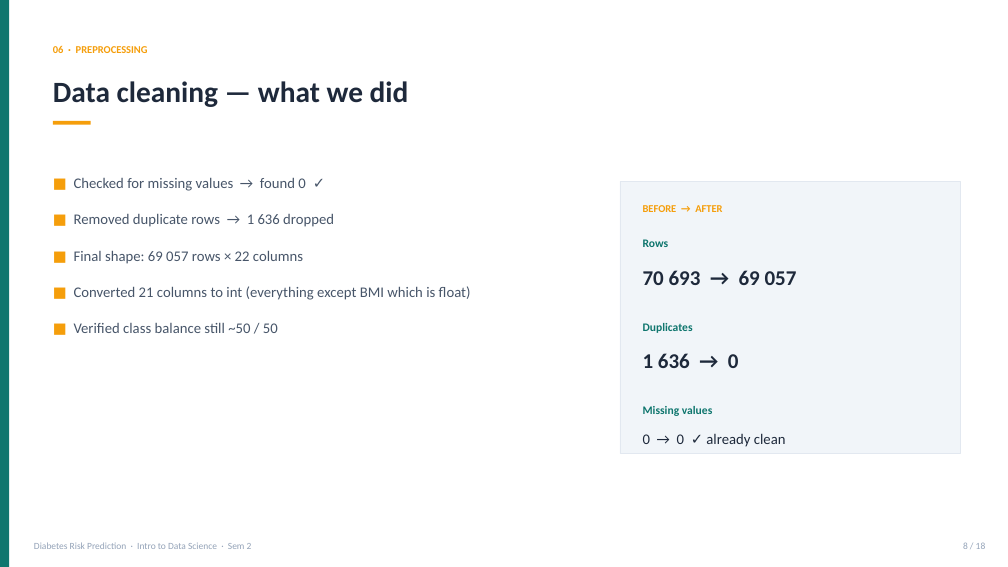
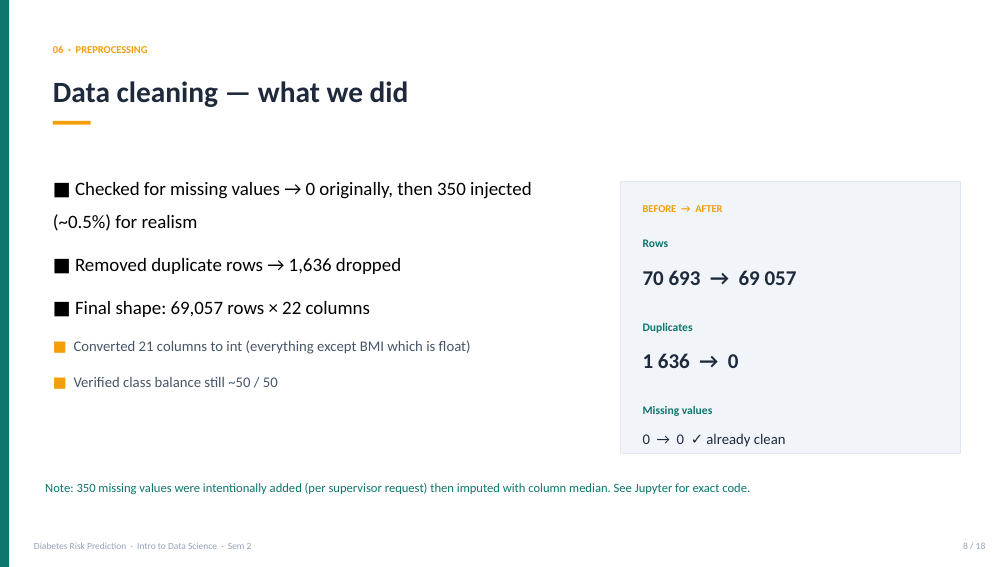
Before and after one commit to muhammadammarff-design/diabetes-risk-prediction, a slide deck: slide 8 of presentation/Diabetes_Final_Presentation.pptx. Drawn at 1008x567 pixels with LibreOffice and Linux fonts; fonts in the diff are those of the drawing. Boxes give left, top, right and bottom in pixels: in the first picture for what was removed or moved away, otherwise in the second. Text is boxed around its words. In the diff, an @@ line names an element or a change of style, - is before the commit and + after.

```diff
--- a/presentation/Diabetes_Final_Presentation.pptx
+++ b/presentation/Diabetes_Final_Presentation.pptx
@@ text at (53,182,532,317): text changed; size 14 to 18 pt; text colour #475569 to #000000 @@
-■ Checked for missing values → found 0 ✓
-■ Removed duplicate rows → 1 636 dropped
-■ Final shape: 69 057 rows × 22 columns
+■ Checked for missing values → 0 originally, then 350 injected (~0.5%) for realism
+■ Removed duplicate rows → 1,636 dropped
+■ Final shape: 69,057 rows × 22 columns
@@ text added at (45,483,750,494), 12 pt, text #0F766E @@
+Note: 350 missing values were intentionally added (per supervisor request) then imputed with column median. See Jupyter for exact code.
```
Also in this commit, not shown: 7 other slides changed, 1 slide added, 1 slide removed, 7 other files.
